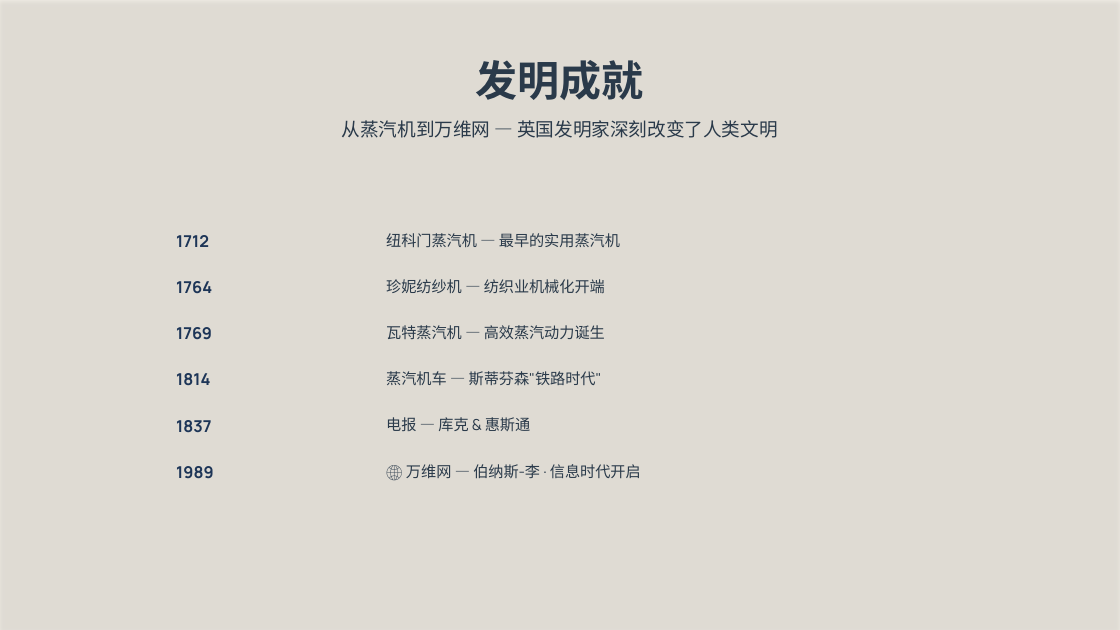
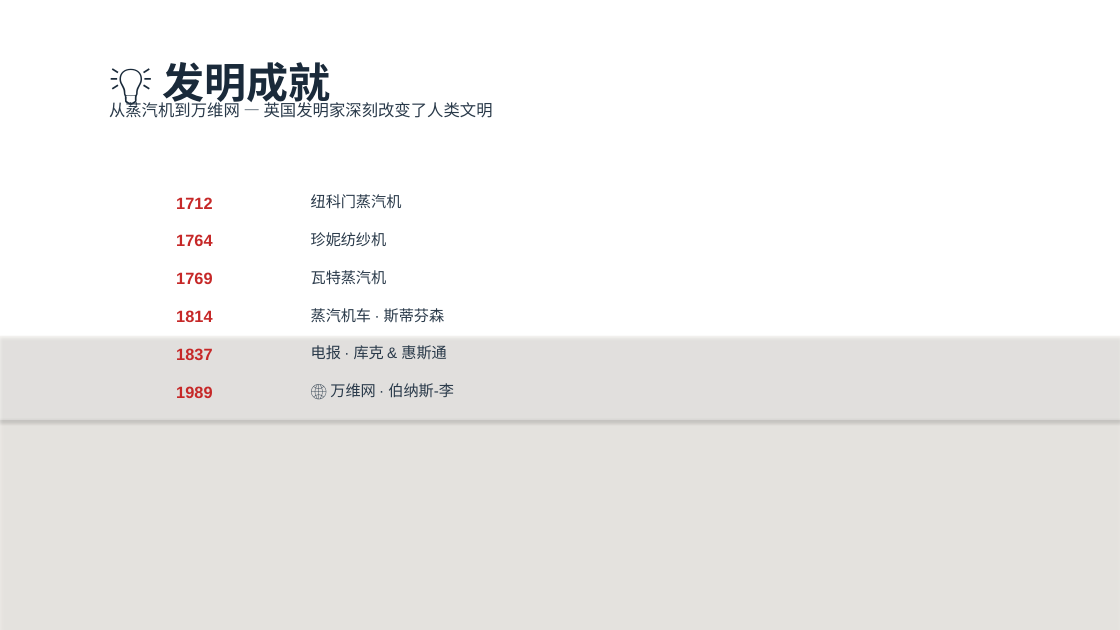
Before and after one commit to jasoneip01-pixel/uk-explorer, a slide deck: slide 7 of 走近英国.pptx. Drawn at 1120x630 pixels with LibreOffice and Linux fonts; fonts in the diff are those of the drawing; background and template pictures are left out. Boxes give left, top, right and bottom in pixels: in the first picture for what was removed or moved away, otherwise in the second. Text is boxed around its words. In the diff, an @@ line names an element or a change of style, - is before the commit and + after.

```diff
--- a/走近英国.pptx
+++ b/走近英国.pptx
@@ text at <box>162,62,330,108</box>: text changed; font Manrope to Arial; text colour #2A3A4A to #1A2A3A @@
-发明成就
+💡 发明成就
@@ text "从蒸汽机到万维网 — 英国发明家深刻改变了人类文明": place and size @@
-text "从蒸汽机到万维网 — 英国发明家深刻改变了人类文明" at <box>342,120,777,138</box>
+text "从蒸汽机到万维网 — 英国发明家深刻改变了人类文明" at <box>109,100,493,118</box>
@@ text "从蒸汽机到万维网 — 英国发明家深刻改变了人类文明" at <box>109,100,493,118</box>: size 16 to 14 pt, font Manrope to Arial; alignment centre to left; line spacing 1 to 1.2 @@
@@ text "1712": place and size @@
-text "1712" at <box>176,235,209,247</box>
+text "1712" at <box>176,197,212,209</box>
@@ text at <box>311,194,402,208</box>: text changed; font Manrope to Arial @@
-纽科门蒸汽机 — 最早的实用蒸汽机
+纽科门蒸汽机
@@ text "1764": place and size @@
-text "1764" at <box>176,281,212,293</box>
+text "1764" at <box>176,234,212,246</box>
@@ text at <box>311,232,387,246</box>: text changed; font Manrope to Arial @@
-珍妮纺纱机 — 纺织业机械化开端
+珍妮纺纱机
@@ text "1769": place and size @@
-text "1769" at <box>176,327,212,340</box>
+text "1769" at <box>176,272,212,284</box>
@@ text "1814": place and size @@
-text "1814" at <box>176,373,210,385</box>
+text "1814" at <box>176,310,212,322</box>
@@ text at <box>311,270,387,285</box>: text changed; font Manrope to Arial @@
-瓦特蒸汽机 — 高效蒸汽动力诞生
+瓦特蒸汽机
@@ text at <box>311,308,445,323</box>: text changed; font Manrope to Arial @@
-蒸汽机车 — 斯蒂芬森"铁路时代"
+蒸汽机车 · 斯蒂芬森
@@ rectangle added at <box>0,336,1120,420</box>, fill #F0EDE8 at 50% opacity @@
@@ text "1837": place and size @@
-text "1837" at <box>176,420,211,432</box>
+text "1837" at <box>176,348,212,360</box>
@@ text at <box>311,345,446,359</box>: text changed; font Manrope to Arial @@
-电报 — 库克 & 惠斯通
+电报 · 库克 & 惠斯通
@@ font Manrope to Arial, text colour #1D3557 to #C62828; line spacing 1 to 1.2 in 6 elements at <box>176,197,212,209</box>, <box>176,234,212,246</box>, <box>176,272,212,284</box>, <box>176,310,212,322</box>, <box>176,348,212,360</box>, <box>176,386,212,398</box> @@
@@ text "1989": place and size @@
-text "1989" at <box>176,466,214,479</box>
+text "1989" at <box>176,386,212,398</box>
@@ text at <box>330,383,454,398</box>: text changed; font Manrope to Arial @@
-🌐 万维网 — 伯纳斯-李 · 信息时代开启
+🌐 万维网 · 伯纳斯-李
@@ rectangle: place and size @@
-rectangle at <box>0,0,1120,630</box>
+rectangle at <box>0,420,1120,630</box>
@@ rectangle at <box>0,420,1120,630</box>: fill #EBE6DC at 75% opacity to #F0EDE8 at 80% opacity @@
```
Also in this commit, not shown: 10 other slides changed.
